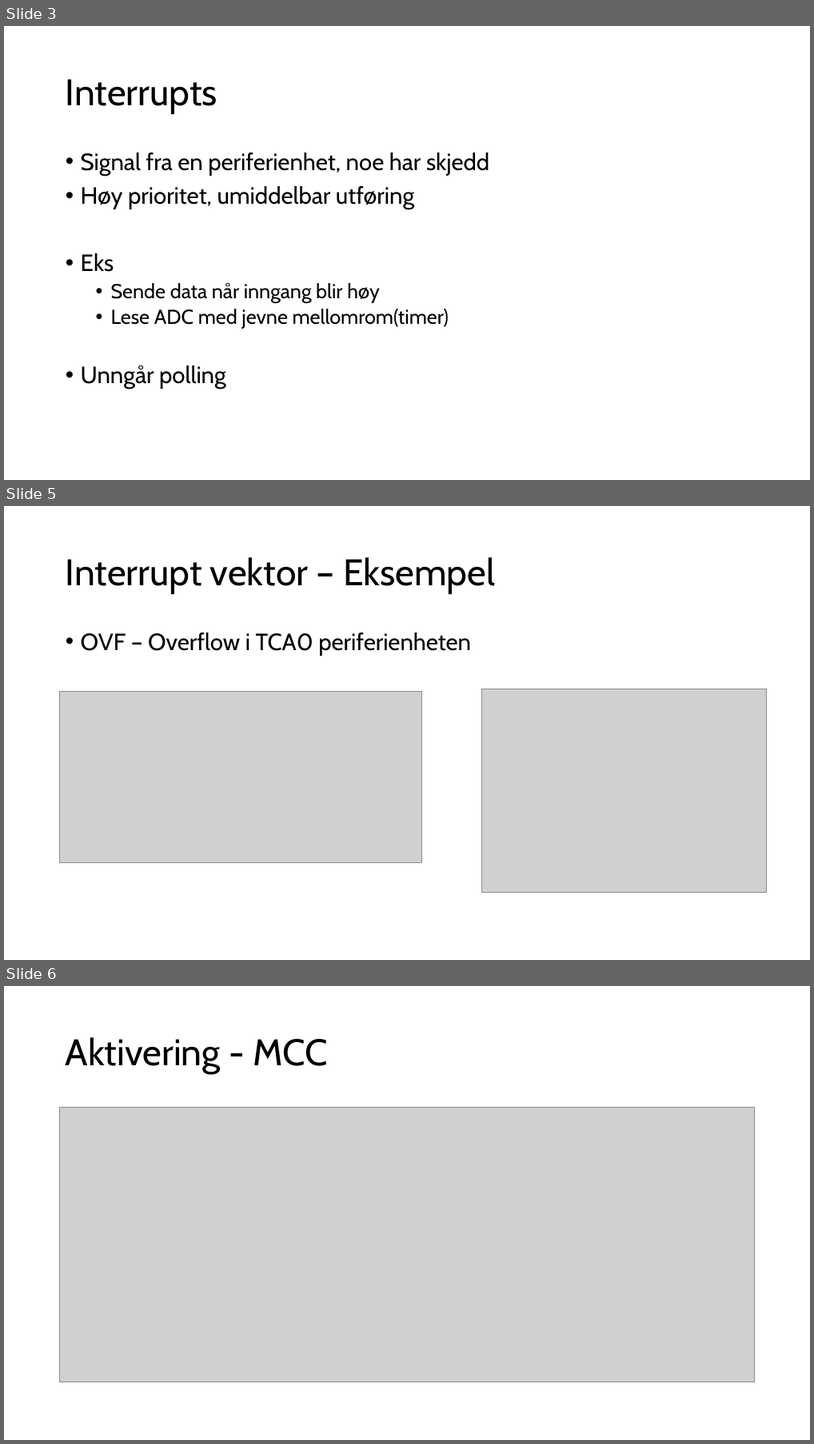
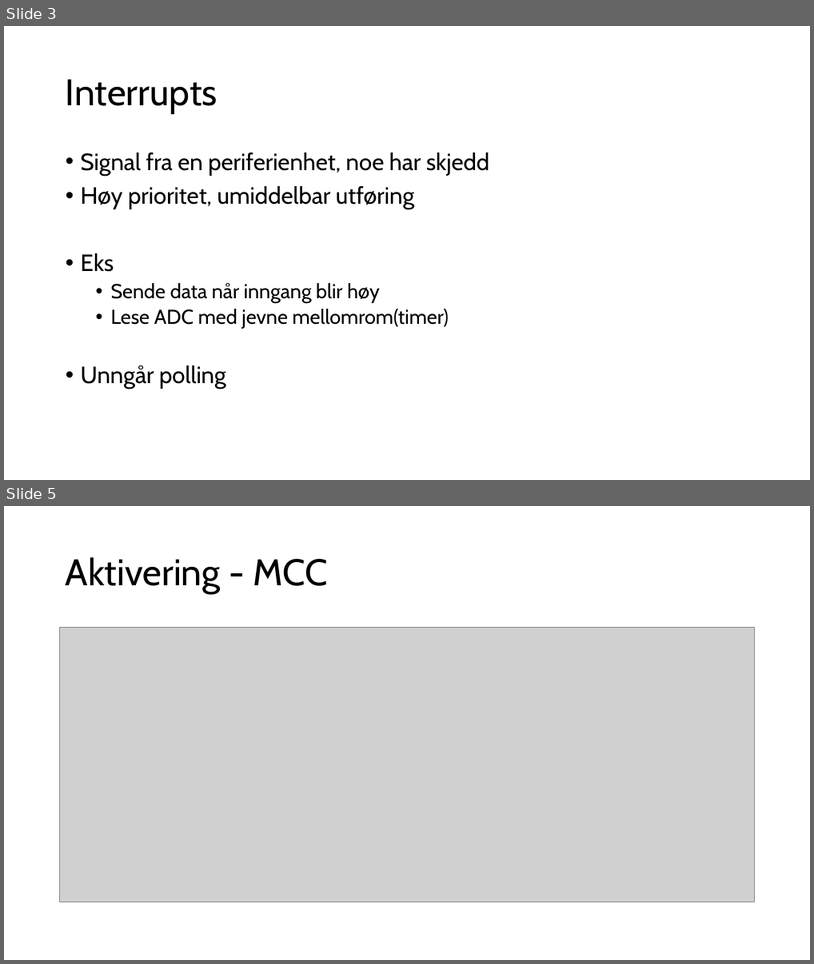
Before and after one commit to ElektraVerksted/AVR-kurs, a slide deck: Kursdag 2/Dag to.pptx. Shown one above the other, each under a label of ours: slides 3, 5 and 6 before the commit, slides 3 and 5 after it; the slides between them are not shown. The pictures are 814x1444 and 814x964 pixels, drawn with LibreOffice and Linux fonts; fonts in the diff are those of the drawing; grey boxes stand for pictures. Boxes give left, top, right and bottom in pixels: in the first picture for what was removed or moved away, otherwise in the second. Text is boxed around its words. In the diff, an @@ line names an element or a change of style, - is before the commit and + after.

```diff
--- a/Kursdag 2/Dag to.pptx
+++ b/Kursdag 2/Dag to.pptx
@@ slide 5 removed at box(4, 506, 810, 960), background #FFFFFF @@
@@ title removed at box(66, 557, 495, 594) @@
-Interrupt vektor – Eksempel
@@ text removed at box(81, 632, 471, 656) @@
-• OVF – Overflow i TCA0 periferienheten
@@ picture removed at box(60, 691, 422, 862) @@
@@ picture removed at box(482, 689, 767, 892) @@
@@ what was slide 6 is now slide 5 @@
```
Also in this commit, not shown: 7 slides changed, 3 other slides removed, 2 other files.
